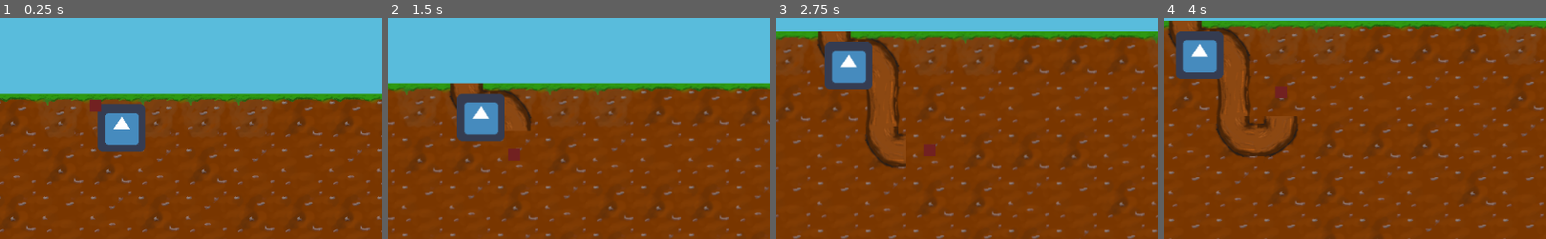
Above: before the commit, frames 1-4 (left to right).
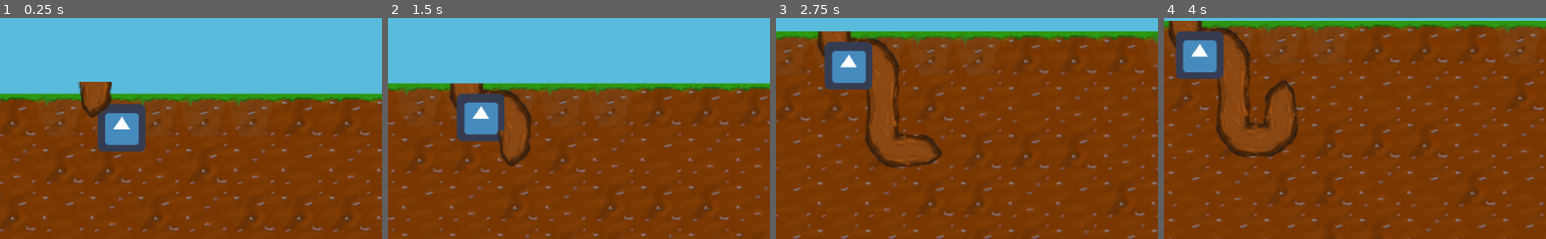
Above: after the commit, the same moments.

Repository: Sushperson/Tree-Simulator-2023
Game: Godot game, scene res://Scenes/World.tscn
The game is run twice, just before and just after one commit, with the same random seed, the same clock (stepped at 60 frames per second) and the same inputs. The engine's default icon, where the game draws it, is replaced by a stand-in: a white triangle on a blue panel in a dark square.
Inputs:
- Up to frame 1 (0.25 s): no input
- Up to frame 2 (1.5 s): tap Enter at 0.5 s; hold D (right) 0.53-1.28 s; hold E (confirm) 0.53-1.28 s; hold S (down) from 1.28 s (still down); tap E (confirm) at 1.35 s
- Up to frame 3 (2.75 s): release S (down) at 2.03 s; hold D (right) from 2.03 s (still down); hold E (confirm) from 2.03 s (still down)
- Up to frame 4 (4 s): release D (right) at 2.78 s; release E (confirm) at 2.78 s; hold W (up) 2.78-3.53 s; tap E (confirm) at 2.85 s; hold A (left) from 3.53 s (still down); hold E (confirm) from 3.53 s (still down)
The pictures show only the part of the screen within x 38-88%, y 30-80%; the shares and areas given below are measured in that part.

The runs differ from the first frame. In frame 1, 1.0% of the frame differs, in the area x 20-30%, y 28-46%; in frame 2, 0.6%; in frame 3, 0.5%; in frame 4, 0.7%.

Commit message:
Implemented Wurzelende

Diff:
--- a/Tree_sim/Scenes/Player.tscn
+++ b/Tree_sim/Scenes/Player.tscn
@@ -1,6 +1,6 @@
 [gd_scene load_steps=3 format=2]
 
-[ext_resource path="res://assets/brown.png" type="Texture" id=1]
+[ext_resource path="res://ende_o.png" type="Texture" id=1]
 [ext_resource path="res://Scripts/Player.gd" type="Script" id=2]
 
 [node name="Player" type="Node2D"]
--- a/Tree_sim/Scenes/World.tscn
+++ b/Tree_sim/Scenes/World.tscn
@@ -16,9 +16,13 @@
 [ext_resource path="res://assets/tilemap_sprit/boden3.png" type="Texture" id=14]
 [ext_resource path="res://assets/tilemap_sprit/boden2.png" type="Texture" id=15]
 [ext_resource path="res://assets/tilemap_sprit/boden1_grass.png" type="Texture" id=16]
+[ext_resource path="res://ende_r.png" type="Texture" id=17]
 [ext_resource path="res://assets/sky.png" type="Texture" id=18]
 [ext_resource path="res://Scripts/HUD.gd" type="Script" id=19]
 [ext_resource path="res://assets/hp_pixel.png" type="Texture" id=20]
+[ext_resource path="res://ende_u.png" type="Texture" id=21]
+[ext_resource path="res://ende_l.png" type="Texture" id=22]
+[ext_resource path="res://ende_o.png" type="Texture" id=23]
 
 [sub_resource type="TileSet" id=1]
 0/name = "grade_h.png 0"
@@ -105,6 +109,62 @@
 5/shape_one_way_margin = 0.0
 5/shapes = [  ]
 5/z_index = 0
+6/name = "ende_o.png 6"
+6/texture = ExtResource( 23 )
+6/tex_offset = Vector2( 0, 0 )
+6/modulate = Color( 1, 1, 1, 1 )
+6/region = Rect2( 0, 0, 64, 64 )
+6/tile_mode = 0
+6/occluder_offset = Vector2( 0, 0 )
+6/navigation_offset = Vector2( 0, 0 )
+6/shape_offset = Vector2( 0, 0 )
+6/shape_transform = Transform2D( 1, 0, 0, 1, 0, 0 )
+6/shape_one_way = false
+6/shape_one_way_margin = 0.0
+6/shapes = [  ]
+6/z_index = 0
+7/name = "ende_r.png 7"
+7/texture = ExtResource( 17 )
+7/tex_offset = Vector2( 0, 0 )
+7/modulate = Color( 1, 1, 1, 1 )
+7/region = Rect2( 0, 0, 64, 64 )
+7/tile_mode = 0
+7/occluder_offset = Vector2( 0, 0 )
+7/navigation_offset = Vector2( 0, 0 )
+7/shape_offset = Vector2( 0, 0 )
+7/shape_transform = Transform2D( 1, 0, 0, 1, 0, 0 )
+7/shape_one_way = false
+7/shape_one_way_margin = 0.0
+7/shapes = [  ]
+7/z_index = 0
+8/name = "ende_u.png 8"
+8/texture = ExtResource( 21 )
+8/tex_offset = Vector2( 0, 0 )
+8/modulate = Color( 1, 1, 1, 1 )
+8/region = Rect2( 0, 0, 64, 64 )
+8/tile_mode = 0
+8/occluder_offset = Vector2( 0, 0 )
+8/navigation_offset = Vector2( 0, 0 )
+8/shape_offset = Vector2( 0, 0 )
+8/shape_transform = Transform2D( 1, 0, 0, 1, 0, 0 )
+8/shape_one_way = false
+8/shape_one_way_margin = 0.0
+8/shapes = [  ]
+8/z_index = 0
+9/name = "ende_l.png 9"
+9/texture = ExtResource( 22 )
+9/tex_offset = Vector2( 0, 0 )
+9/modulate = Color( 1, 1, 1, 1 )
+9/region = Rect2( 0, 0, 64, 64 )
+9/tile_mode = 0
+9/occluder_offset = Vector2( 0, 0 )
+9/navigation_offset = Vector2( 0, 0 )
+9/shape_offset = Vector2( 0, 0 )
+9/shape_transform = Transform2D( 1, 0, 0, 1, 0, 0 )
+9/shape_one_way = false
+9/shape_one_way_margin = 0.0
+9/shapes = [  ]
+9/z_index = 0
 
 [sub_resource type="TileSet" id=2]
 resource_local_to_scene = true
--- a/Tree_sim/Scripts/World.gd
+++ b/Tree_sim/Scripts/World.gd
@@ -37,6 +37,7 @@
 	get_node("HUD/HpFill").scale.x = hp_bar_scale_x * 100
 	get_node("HUD/HpFill").scale.y = hp_bar_scale_y
 	get_node("HUD/HpFill").modulate = Color(0,255,0)
+	get_node("Player/Sprite").set_rotation(0)
 
 
 # Called every frame. 'delta' is the elapsed time since the previous frame.
@@ -90,6 +91,7 @@
 	print(get_node("Camera2D").position)
 	get_node("HUD/DebugCamSize").set_text("upper left:" + str(get_visible_rect().position) + "\n" + "lower right: " + str(get_visible_rect().end))
 
+	player_char()
 
 # Set a root-tile to the tile that was just left by the player
 func set_player_tile():
@@ -138,3 +140,33 @@
 func score_update():
 	score += 1
 	get_node("HUD/Score").set_text("Score: " + str(score))
+
+func player_char():
+	var sprite = get_node("Player/Sprite")
+	var player = get_node("Player")
+	var rootgrid = get_node("RootGrid")
+
+	if in_spiel_modus == spiel_modi.back_wurzeln:
+		sprite.texture = load("res://assets/wurzel_highlight.png")
+		sprite.modulate.a = 0.3
+
+		if player.remaining_current_root_tiles <= 0:
+			if player.last_move_dir == Vector2(0,1):
+				rootgrid.set_cell(player.pos_x, player.pos_y, 6)
+			elif player.last_move_dir == Vector2(1,0):
+				rootgrid.set_cell(player.pos_x, player.pos_y, 7)
+			elif player.last_move_dir == Vector2(-1,0):
+				rootgrid.set_cell(player.pos_x, player.pos_y, 8)
+			elif player.last_move_dir == Vector2(0,-1):
+				rootgrid.set_cell(player.pos_x, player.pos_y, 9)
+
+	elif in_spiel_modus == spiel_modi.wurzeln:
+		sprite.texture = load("res://ende_o.png")
+		if player.last_move_dir == Vector2(0,1):
+			sprite.set_rotation(0)
+		elif player.last_move_dir == Vector2(1,0):
+			sprite.set_rotation(PI*1.5)
+		elif player.last_move_dir == Vector2(-1,0):
+			sprite.set_rotation(PI/2)
+		elif player.last_move_dir == Vector2(0,-1):
+			sprite.set_rotation(PI)
Not shown: 1 places in Tree_sim/Scenes/World.tscn that only renumber resources
Binary file added: Tree_sim/assets/wurzel_highlight.png
Not shown, added: Tree_sim/assets/wurzel_highlight.png.import
